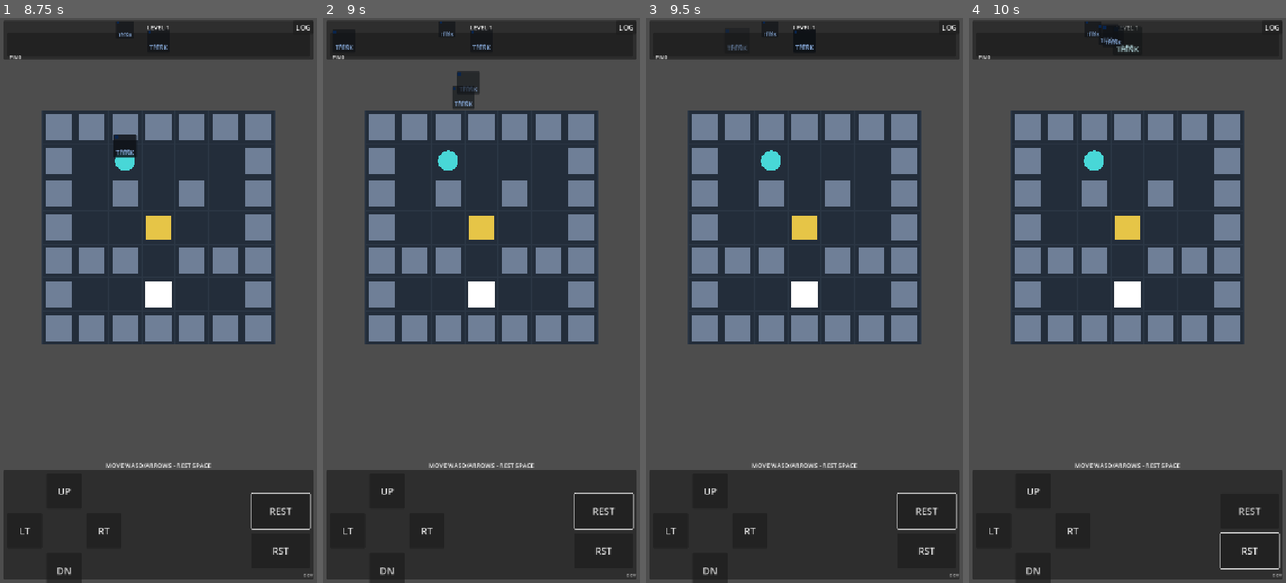
Above: before the commit, frames 1-4 (left to right).
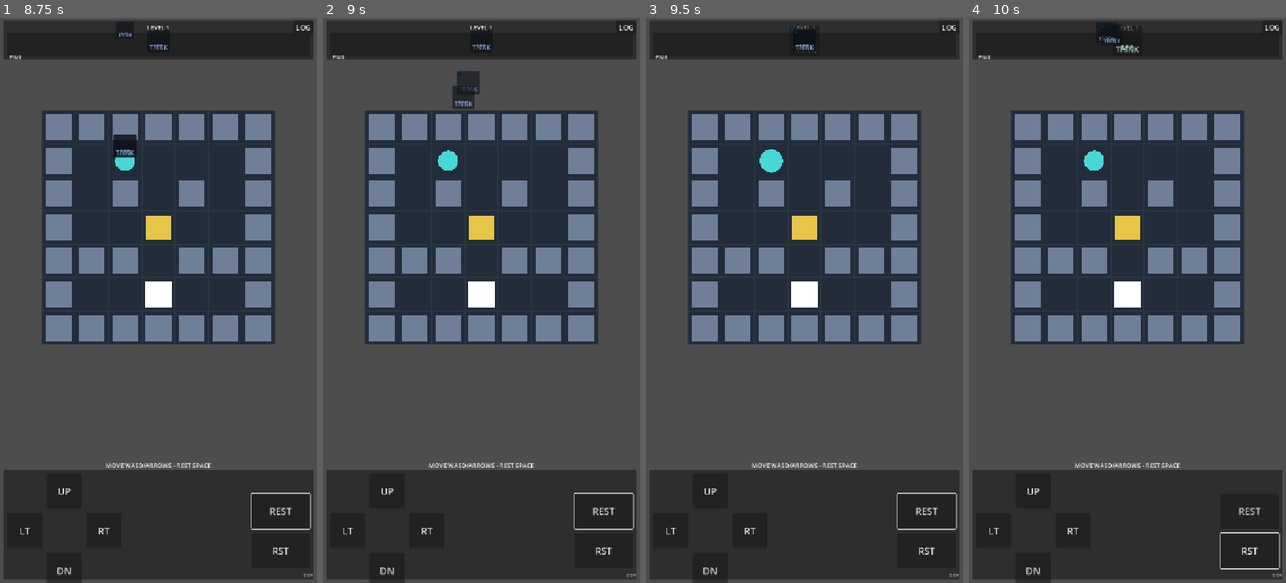
Above: after the commit, the same moments.

Repository: hszqf/Scatterbrain
Game: Godot game, scene res://scenes/app/App.tscn
Same seed, same stepped clock (60 frames per second), same inputs: the game is played once before the commit and once after it.
Inputs (mouse positions are in pixels of both pictures, inside the frame that each line leads up to):
- Up to frame 1 (8.75 s): click "Start Game" at 0.5 s; click "UP" at 1.25 s; click "LT" at 2 s; click "RT" at 2.75 s; click "DN" at 3.5 s; click "REST" at 4.25 s; click "RST" at 5 s; click "LOG" at 5.75 s; move the mouse to (142, 413) at 6.52 s; hold Up (move_up) 6.53-7.25 s; tap Space (empty_change) at 6.6, 8.1 s; click (142, 413) at 6.67 s; tap Enter at 7.25 s; drag from (253, 385) to (142, 413) at 7.27 s; move the mouse to (63, 215) at 8.02 s; hold Left (move_left) from 8.03 s (still down)
- Up to frame 2 (9 s): release Left (move_left) at 8.75 s; drag from (497, 300) to (386, 215) at 8.77 s
- Up to frame 3 (9.5 s): no input
- Up to frame 4 (10 s): move the mouse to (1079, 159) at 9.52 s; hold Down (move_down) from 9.53 s (still down); tap Space (empty_change) at 9.6 s

Frame 1 is identical in both runs. In frame 2, less than 0.1% of the frame differs, in the area x 3-42%, y 0-6%; in frame 3, 0.2%, in the area x 25-54%, y 0-28%; in frame 4, 0.1%.

Commit message:
Fix live incoming FX queue animation chain unification
原始需求（中文）：\nScatterbrain：先看当前代码链路，不要先调参数。现在的问题不是动画弱，而是 live input 的 incoming FX 没有接到真正的队列更新上，所以 log 里只有 queue:incoming_fx:start / queue:incoming_fx:landed，没有后续 queue:update / queue:append / queue:evict / queue:settle。\n\n实现：\n- 让 live append 的常规 recompile 路径在队列发生变化时也执行 queue transition（不再只依赖 replay gate）\n- 将 play_queue_transition 与 play_queue_update 统一到同一套 push-right-then-evict 模型，并消费 pending incoming overlay\n- 保持 gameplay 语义不变，仅修复队列 UI 动画链路

Diff:
--- a/scripts/game/game_controller.gd
+++ b/scripts/game/game_controller.gd
@@ -280,6 +280,8 @@
 	var world_after_compile: CompiledWorld = result.world
 	var replay_trace: Array[Dictionary] = result.replay_trace
 	var first_pass_queue_entries: Array[ChangeRecord] = _queue_entries_for_first_pass(replay_trace, result.queue_entries)
+	var queue_entries_changed: bool = not _queue_entries_match(previous_queue_entries, first_pass_queue_entries)
+	var live_append_transition: bool = reason.begins_with("append:") and queue_entries_changed
 	_last_pushed_out_summaries = _change_summaries(result.pushed_out_changes)
 	_last_generated_ghost_summaries = _change_summaries(result.generated_ghost_changes)
 	_last_queue_after_compile_summaries = _change_summaries(result.queue_entries)
@@ -294,7 +296,7 @@
 		has_queue_update_trace,
 		can_play_trace
 	)
-	if replay_gate_allowed:
+	if replay_gate_allowed or live_append_transition:
 		await _queue_view.play_queue_transition(
 			previous_queue_entries,
 			first_pass_queue_entries,
@@ -303,7 +305,7 @@
 			result.pushed_out_changes
 		)
 		_last_presentation_trace.append_array(_queue_view.get_last_animation_trace())
-	else:
+	elif not has_queue_update_trace:
 		_queue_view.render_queue(result.queue_entries, _memory_capacity(), _defaults.obsession_capacity)
 	if replay_gate_allowed:
 		_last_replay_steps = _duplicate_replay_steps(replay_trace)
@@ -399,6 +401,19 @@
 	_replay_controller.end_trace_playback()
 
 
+func _queue_entries_match(left: Array[ChangeRecord], right: Array[ChangeRecord]) -> bool:
+	if left.size() != right.size():
+		return false
+	for i: int in range(left.size()):
+		if left[i] == null or right[i] == null:
+			if left[i] != right[i]:
+				return false
+			continue
+		if left[i].summary() != right[i].summary():
+			return false
+	return true
+
+
 func _update_status() -> void:
 	if _is_complete:
 		return
--- a/scripts/game/memory_queue_view.gd
+++ b/scripts/game/memory_queue_view.gd
@@ -61,14 +61,15 @@
 ) -> void:
 	_last_animation_trace = []
 	render_queue(previous_entries, capacity, obsession_capacity)
-	var evicted_overlays: Array[Panel] = _capture_evicted_slot_overlays(evicted_changes.size())
-	render_queue(new_entries, capacity, obsession_capacity)
 	var appended_changes: Array[ChangeRecord] = _compute_appended_changes(previous_entries, new_entries, evicted_changes.size())
+	if appended_changes.is_empty():
+		_clear_pending_incoming_overlay()
 	if not evicted_changes.is_empty():
 		_last_animation_trace.append("queue:evict")
 	if not appended_changes.is_empty():
 		_last_animation_trace.append("queue:append")
-	await animate_queue_swap(evicted_overlays, appended_changes)
+	await _animate_push_right_then_evict(previous_entries, appended_changes, evicted_changes.size())
+	render_queue(new_entries, capacity, obsession_capacity)
 	_last_animation_trace.append("queue:settle")
 	await animate_queue_settle()
 
